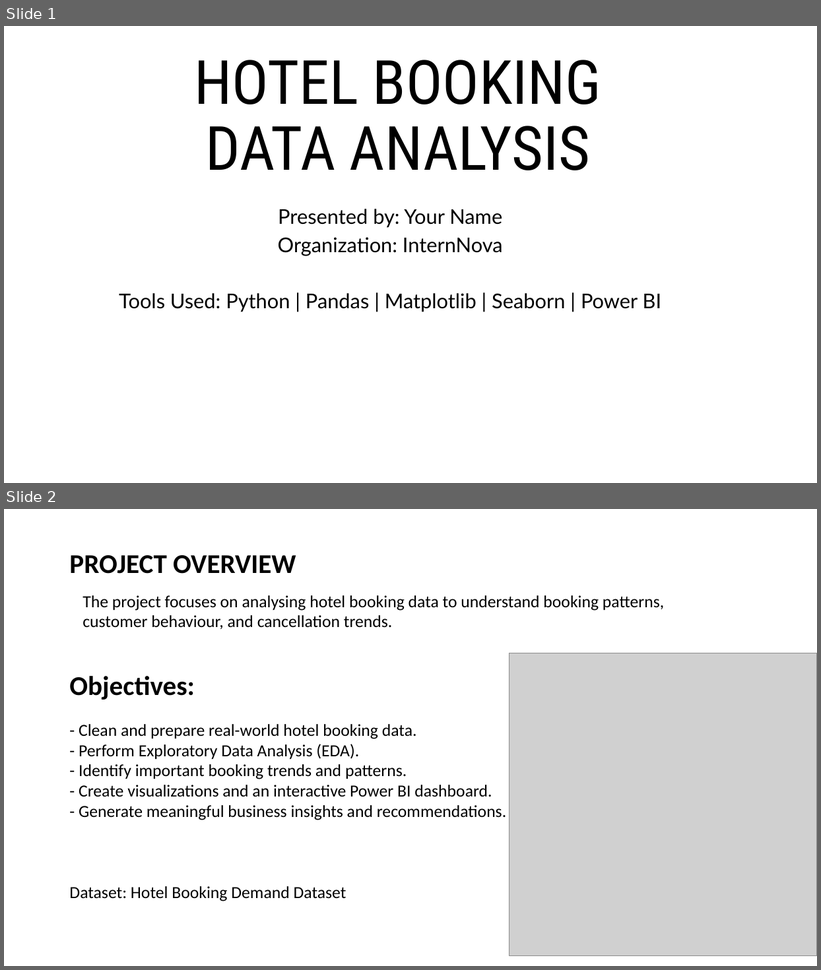
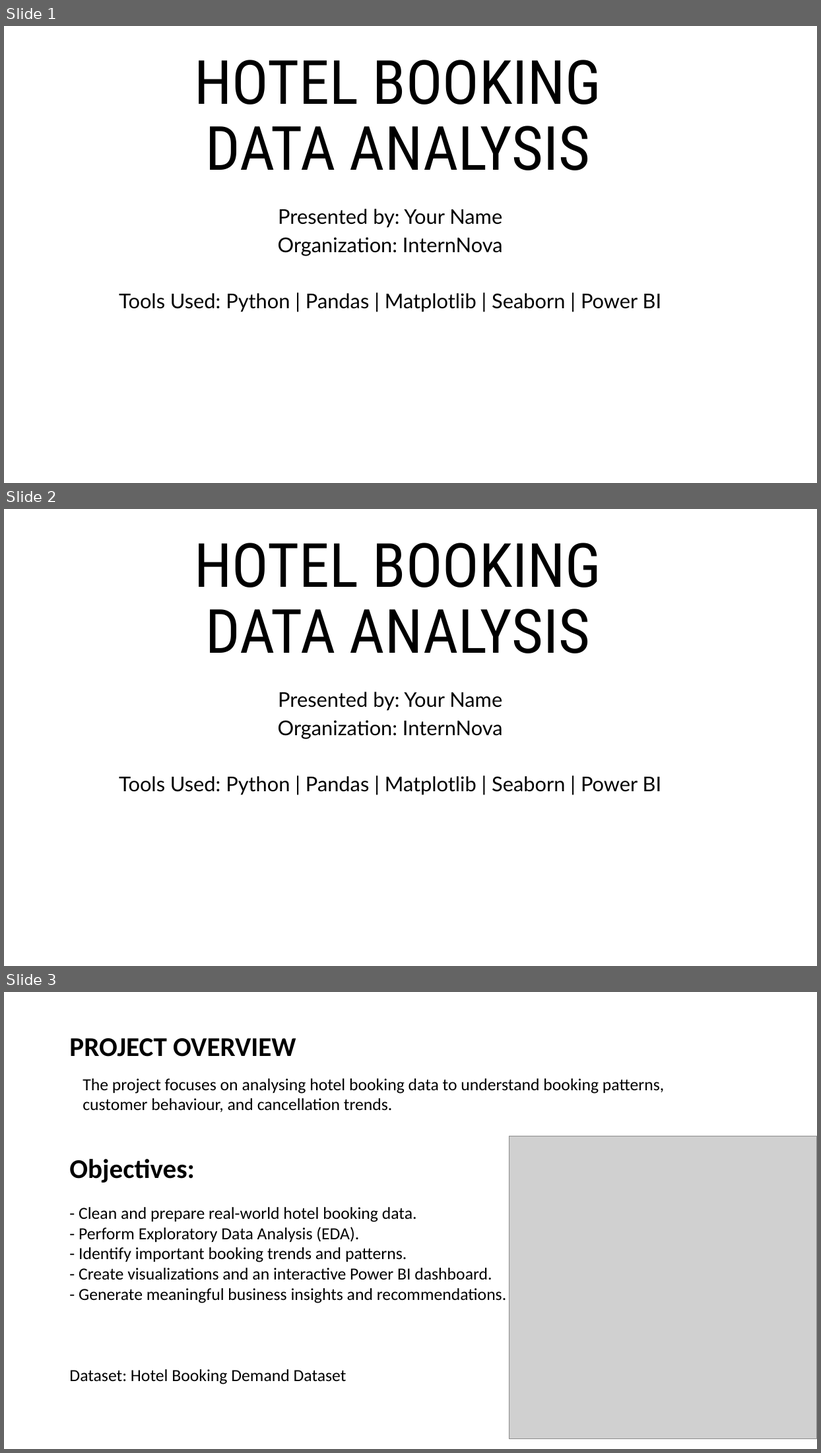
Before and after one commit to KalpanaMishra01/Hotel-Booking-Data-analytics, a slide deck: documentation/HOTEL-BOOKING ppt.pptx. Shown one above the other, each under a label of ours: slides 1 and 2 before the commit, slides 1, 2 and 3 after it. The pictures are 821x970 and 821x1453 pixels, drawn with LibreOffice and Linux fonts; fonts in the diff are those of the drawing; grey boxes stand for pictures. Boxes give left, top, right and bottom in pixels: in the first picture for what was removed or moved away, otherwise in the second. Text is boxed around its words. In the diff, an @@ line names an element or a change of style, - is before the commit and + after.

```diff
--- a/documentation/HOTEL-BOOKING ppt.pptx
+++ b/documentation/HOTEL-BOOKING ppt.pptx
@@ slide 2 added at [4, 509, 817, 966], background #FFFFFF @@
@@ title added at [194, 543, 602, 654], 72 pt, text #000000 @@
+HOTEL BOOKING
+DATA ANALYSIS
@@ subtitle added at [119, 692, 662, 795], 24 pt, text #000000 @@
+Presented by: Your Name
+Organization: InternNova
+Tools Used: Python | Pandas | Matplotlib | Seaborn | Power BI
@@ what was slide 2 is now slide 3 @@
```
Also in this commit, not shown: 1 other slide added.
